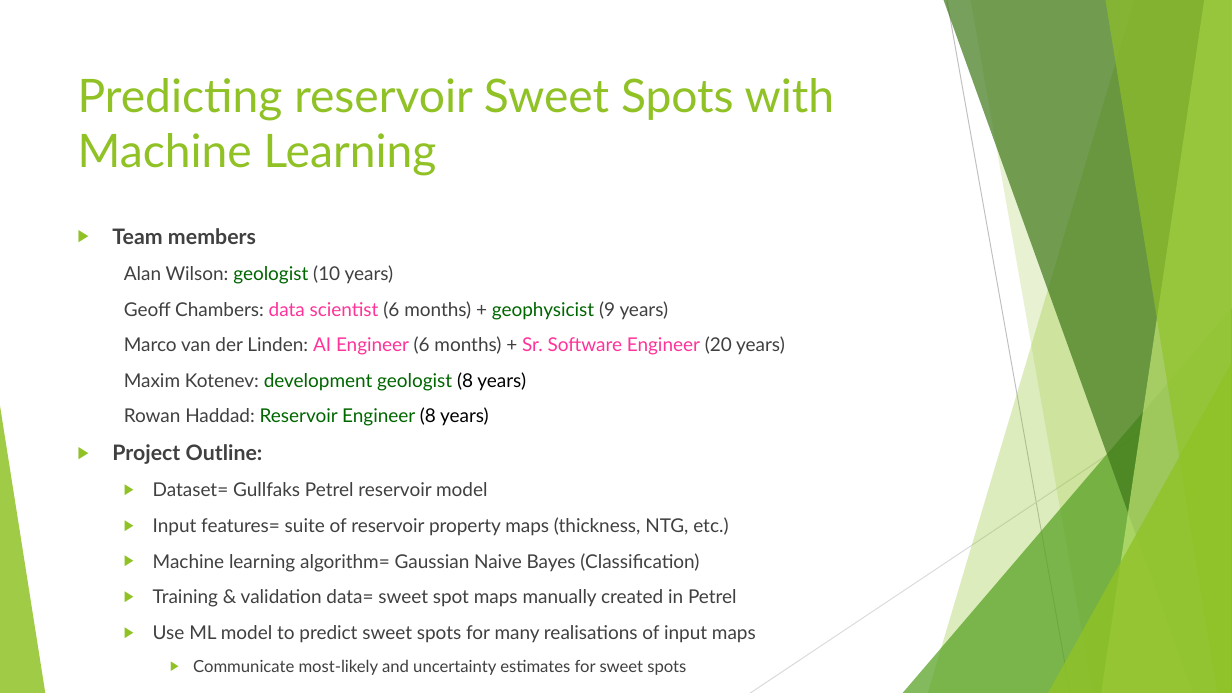
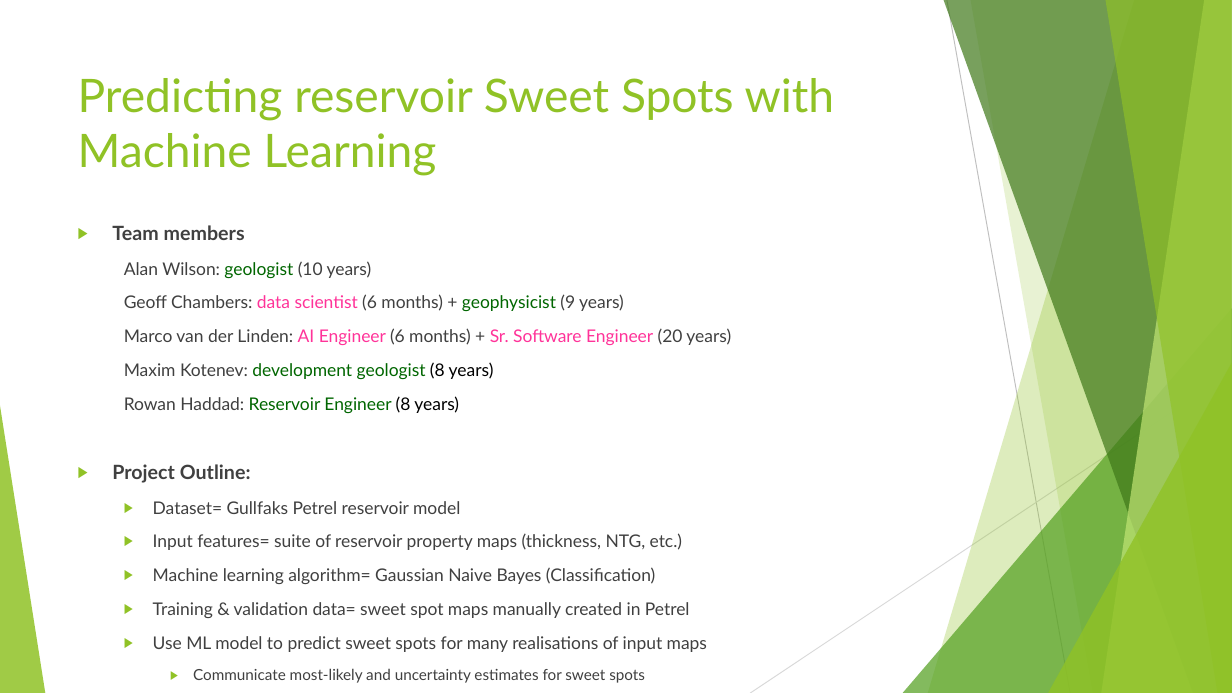
Before and after one commit to Nozziel/OGA2018_SweetSpotPrediction, a slide deck: slide 1 of Introduction.pptx. Drawn at 1232x693 pixels with LibreOffice and Linux fonts; fonts in the diff are those of the drawing. Boxes give left, top, right and bottom in pixels: in the first picture for what was removed or moved away, otherwise in the second. Text is boxed around its words. In the diff, an @@ line names an element or a change of style, - is before the commit and + after.

Commit message:
tweak ppt

```diff
--- a/Introduction.pptx
+++ b/Introduction.pptx
@@ text "Team members" at bbox=[112, 225, 731, 652]: size 16.6 to 15.3 pt in "Team members", "Project Outline:"; size 14.8 to 13.6 pt in "Alan Wilson: geologist (10 years)", "Geoff Chambers: data scientist (6 months) + ...", "Marco van der Linden: AI Engineer (6 ...", "Maxim Kotenev: development geologist (8 years)" and 6 more places; size 12.9 to 11.9 pt in "Communicate most-likely and uncertainty estimates for sweet ..." @@
```
